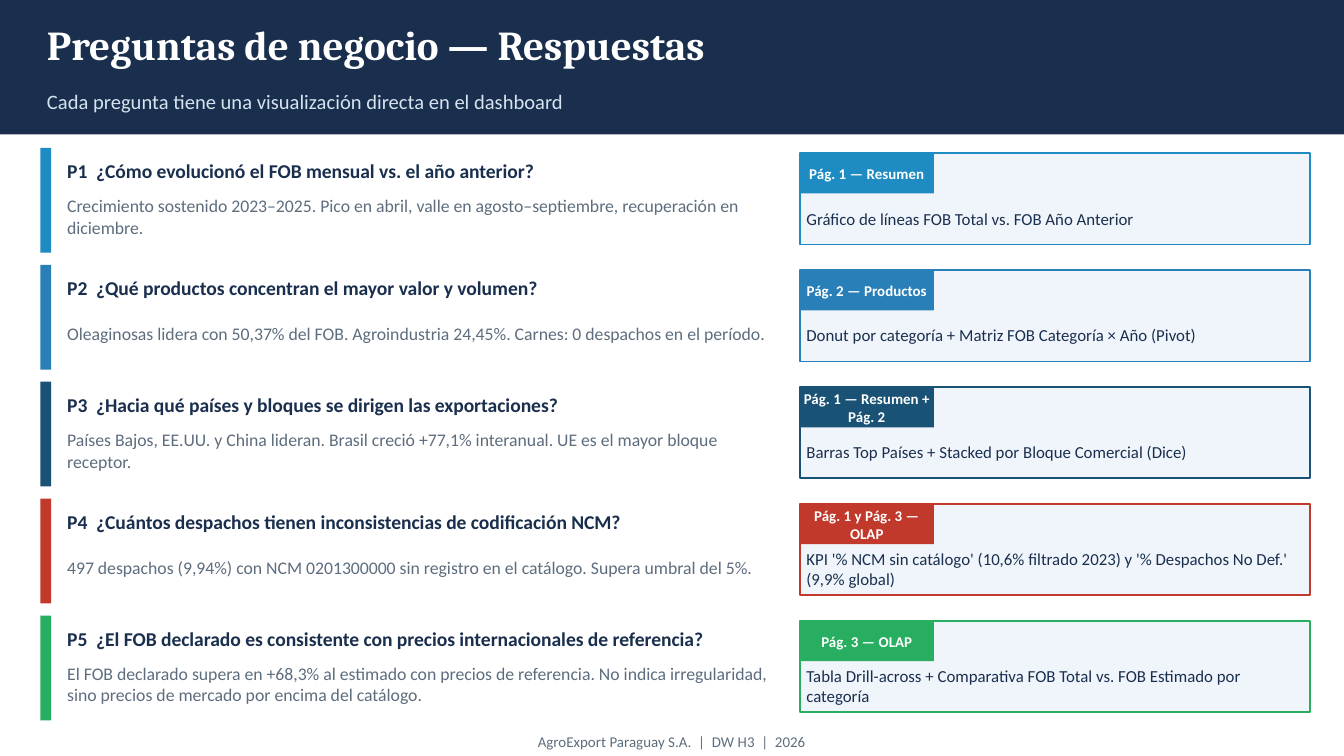
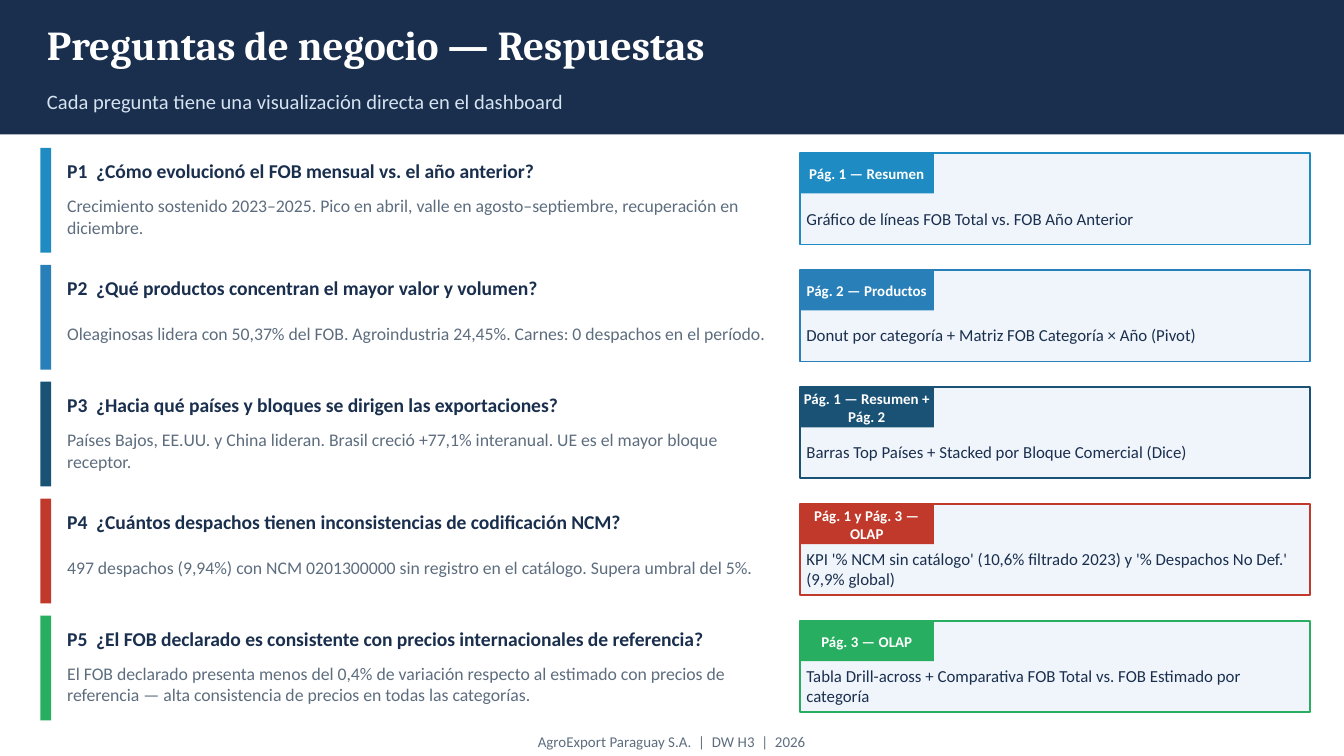
Before and after one commit to PedroSRM/agroexport-dw, a slide deck: slide 4 of presentacion/H3_Presentacion_AgroExport.pptx. Drawn at 1344x756 pixels with LibreOffice and Linux fonts; fonts in the diff are those of the drawing. Boxes give left, top, right and bottom in pixels: in the first picture for what was removed or moved away, otherwise in the second. Text is boxed around its words. In the diff, an @@ line names an element or a change of style, - is before the commit and + after.

Commit message:
fix: corregir hallazgo P5
- PPTX: variación FOB vs. precio referencia corregida de +68,3% a <0,4%

```diff
--- a/presentacion/H3_Presentacion_AgroExport.pptx
+++ b/presentacion/H3_Presentacion_AgroExport.pptx
@@ text at (67,667,725,704): text changed @@
-El FOB declarado supera en +68,3% al estimado con precios de referencia. No indica irregularidad, sino precios de mercado por encima del catálogo.
+El FOB declarado presenta menos del 0,4% de variación respecto al estimado con precios de referencia — alta consistencia de precios en todas las categorías.
```
Also in this commit, not shown: 6 other slides changed, 1 slide added.
